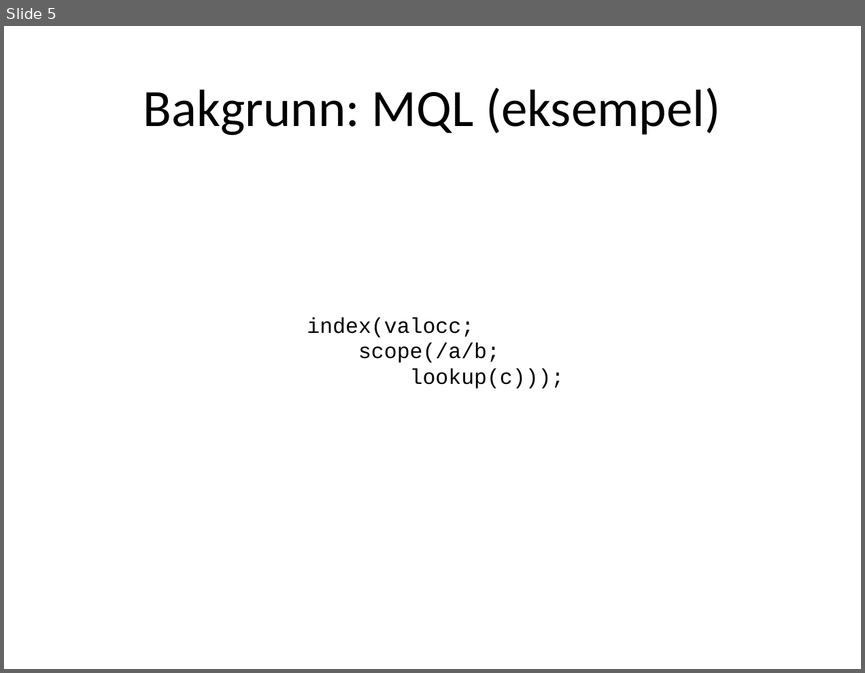
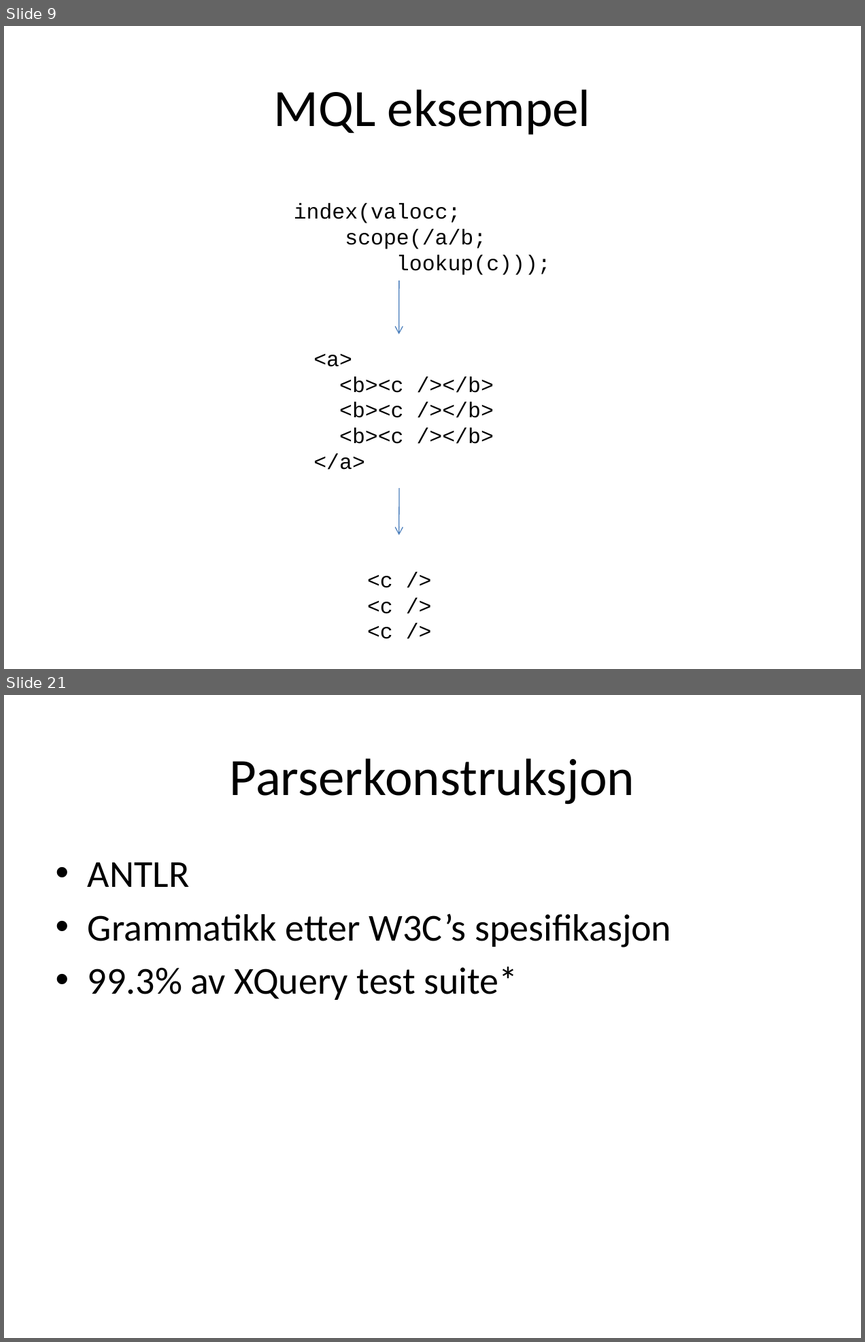
Before and after one commit to andrerav/xqft-parser, a slide deck: XQuery og relasjonell algebra.pptx. Shown one above the other, each under a label of ours: slide 5 before the commit, slides 9 and 21 after it; the slides between them are not shown. The pictures are 865x673 and 865x1342 pixels, drawn with LibreOffice and Linux fonts; fonts in the diff are those of the drawing. Boxes give left, top, right and bottom in pixels: in the first picture for what was removed or moved away, otherwise in the second. Text is boxed around its words. In the diff, an @@ line names an element or a change of style, - is before the commit and + after.

```diff
--- a/XQuery og relasjonell algebra.pptx
+++ b/XQuery og relasjonell algebra.pptx
@@ slide 21 added at (x1=4, y1=695, x2=861, y2=1338), background #FFFFFF @@
@@ title added at (x1=230, y1=758, x2=634, y2=804), 44 pt, text #000000 @@
+Parserkonstruksjon
@@ text added at (x1=88, y1=862, x2=671, y2=1000), 32 pt, text #000000 @@
+• ANTLR
+• Grammatikk etter W3C’s spesifikasjon
+• 99.3% av XQuery test suite*
@@ what was slide 5 is now slide 9 @@
@@ slide 9 changed as well @@
@@ title at (x1=274, y1=89, x2=591, y2=135): text changed @@
-Bakgrunn: MQL (eksempel)
+MQL eksempel
@@ text "index(valocc;" moved from (x1=307, y1=317, x2=564, y2=388) to (x1=294, y1=203, x2=551, y2=275) @@
@@ arrow added from (399, 280) to (399, 333), #4B7EBC 0.75 pt @@
@@ text added at (x1=313, y1=354, x2=494, y2=469), 18 pt, text #000000 @@
+<a>
+<b><c /></b>
+<b><c /></b>
+<b><c /></b>
+</a>
@@ arrow added from (399, 488) to (399, 535), #4B7EBC 0.75 pt @@
@@ text added at (x1=367, y1=575, x2=393, y2=639), 18 pt, text #000000 @@
+<c />
+<c />
+<c />
```
Also in this commit, not shown: 5 other slides changed, 21 other slides added.
